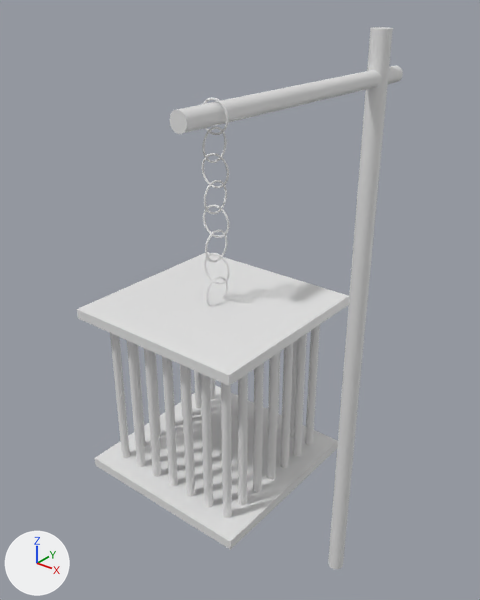
The Blender file GameJam_Models/Lure.blend: old version first, new version second.
Camera for both pictures: a 50 mm camera at (4.07, -7.81, 9.33) aimed at (-0.8, -1.72, 5.56). The axes (+X, +Y, +Z) are drawn at lower left. The lights are the same throughout.
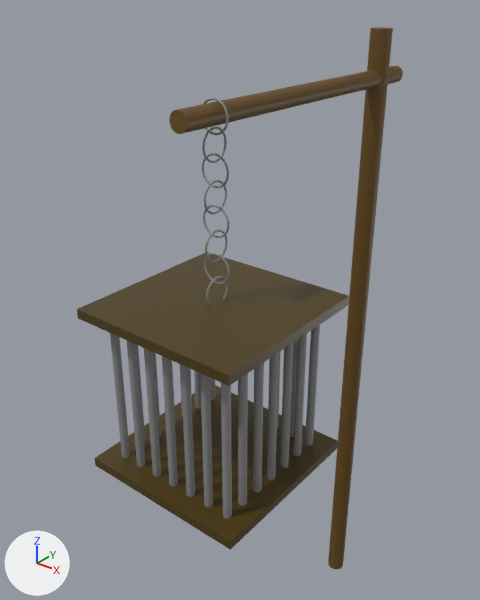
Where the change shows, as pixel boxes [x1, y1, x2, y2] in the pictures (480 x 600 px):
'Cube', surface changed (white to brown): [77, 252, 349, 550] in both
'Cylinder', recoloured (grey to brown): [328, 27, 393, 569] in both
'Cylinder.002', recoloured: [110, 333, 232, 518] in both
'Cylinder.006', recoloured: [238, 325, 320, 505] in both
'Cylinder.001', recoloured (grey to brown): [169, 66, 403, 134] in both

Diff of the bpy script that builds the scene:
```diff
--- a/GameJam_Models/Lure.blend.py
+++ b/GameJam_Models/Lure.blend.py
@@ img_lure_chain @@
+img_lure_chain = load_image('lure-chain', 'lure-chain.png', 1024, 1024, 'sRGB')
@@ img_lure_pole @@
+img_lure_pole = load_image('lure-pole', 'lure-pole.png', 1024, 1024, 'sRGB')
@@ img_lumber_wood_png @@
+img_lumber_wood_png = load_image('lumber-wood.png', 'lumber-wood.png', 1024, 1024, 'sRGB')
@@ mat_material @@
 mat_material = principled_material('Material')
-mat_material.base_color = (0.8, 0.8, 0.8)  # white #e7e7e7
+mat_material.texture = img_lumber_wood_png
 mat_material.roughness = 0.4
@@ mat_material_006 @@
+mat_material_006 = principled_material('Material.006')
+mat_material_006.texture = img_lure_chain
@@ mat_material_008 @@
+mat_material_008 = principled_material('Material.008')
+mat_material_008.texture = img_lure_chain
@@ mat_material_002 @@
+mat_material_002 = principled_material('Material.002')
+mat_material_002.texture = img_lure_pole
@@ mat_material_001 @@
+mat_material_001 = principled_material('Material.001')
+mat_material_001.texture = img_lure_pole
@@ me_cylinder @@
 me_cylinder.from_pydata(...)  # 160 vertices, 82 faces; spans x -1.0..1.0, y -1.0..1.0, z -1.0..1.0
+me_cylinder.materials.append(mat_material_001)  # picture img_lure_pole
@@ me_cylinder_001 @@
 me_cylinder_001.from_pydata(...)  # 64 vertices, 34 faces; spans x -1.0..1.0, y -1.0..1.0, z -1.0..1.0
+me_cylinder_001.materials.append(mat_material_002)  # picture img_lure_pole
@@ me_cylinder_002 @@
 me_cylinder_002.from_pydata(...)  # 448 vertices, 238 faces; spans x -33.4..1.0, y -1.0..1.0, z -1.0..1.0
+me_cylinder_002.materials.append(mat_material_008)  # picture img_lure_chain
@@ me_cylinder_006 @@
 me_cylinder_006.from_pydata(...)  # 64 vertices, 34 faces; spans x 31.4..33.4, y -1.0..1.0, z -1.0..1.0
+me_cylinder_006.materials.append(mat_material_006)  # picture img_lure_chain
```
